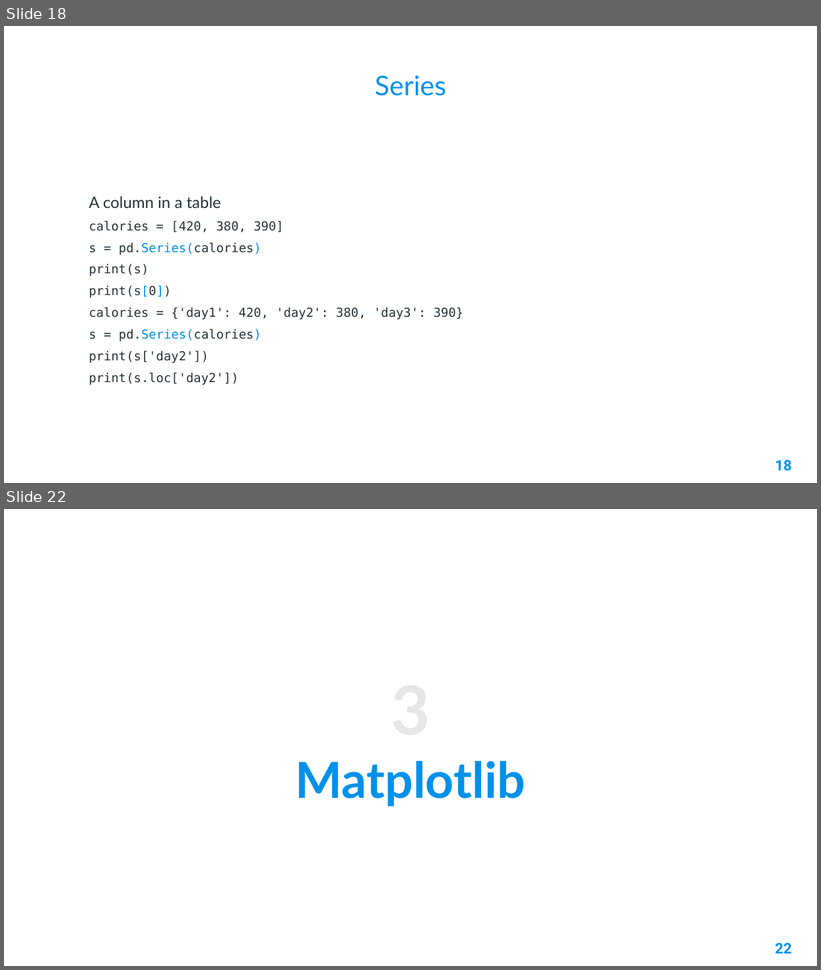
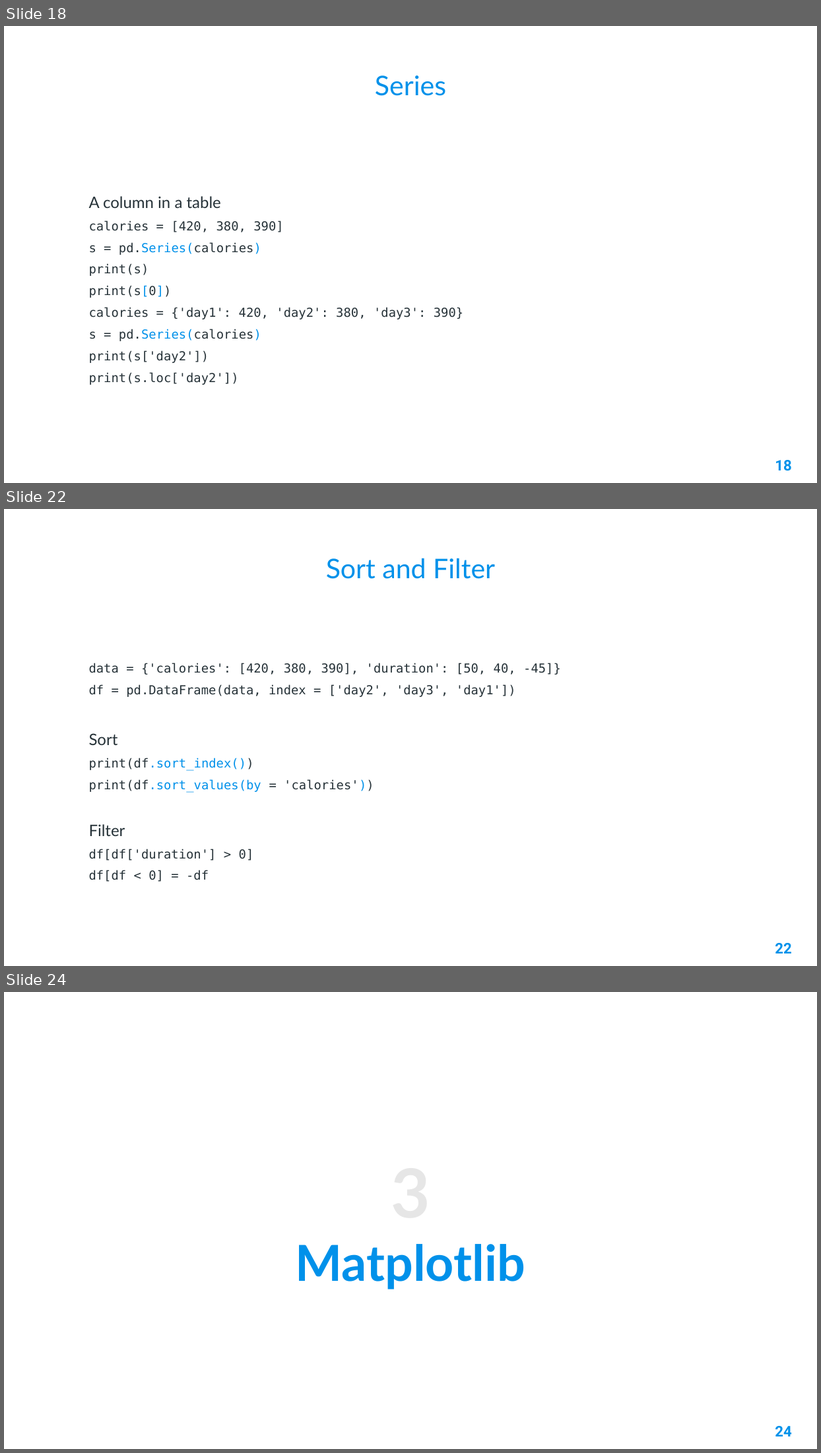
Before and after one commit to AleeRezaa/learn-python, a slide deck: Powerpoint/2 Data Science.pptx. Shown one above the other, each under a label of ours: slides 18 and 22 before the commit, slides 18, 22 and 24 after it; the slides between them are not shown. The pictures are 821x970 and 821x1453 pixels, drawn with LibreOffice and Linux fonts; fonts in the diff are those of the drawing; background and template pictures are left out. Boxes give left, top, right and bottom in pixels: in the first picture for what was removed or moved away, otherwise in the second. Text is boxed around its words. In the diff, an @@ line names an element or a change of style, - is before the commit and + after.

Commit message:
add pd analyze, sort and filter

```diff
--- a/Powerpoint/2 Data Science.pptx
+++ b/Powerpoint/2 Data Science.pptx
@@ slide 22 added at box(4, 509, 817, 966), background picture (left out) @@
@@ title added at box(326, 558, 495, 579), 24 pt, text #0091EA @@
+Sort and Filter
@@ text added at box(89, 663, 561, 882), 11 pt, text #263238 @@
+data = {'calories': [420, 380, 390], 'duration': [50, 40, -45]}
+df = pd.DataFrame(data, index = ['day2', 'day3', 'day1'])
+Sort
+print(df.sort_index())
+print(df.sort_values(by = 'calories'))
+Filter
+df[df['duration'] > 0]
+df[df < 0] = -df
@@ page number added at box(775, 943, 791, 954), 13 pt, text #0091EA, bold @@
+22
@@ what was slide 22 is now slide 24 @@
@@ page number at box(775, 1426, 791, 1437): text changed @@
-22
+24
```
Also in this commit, not shown: 3 slides changed, 1 other slide added, 1 other file.
